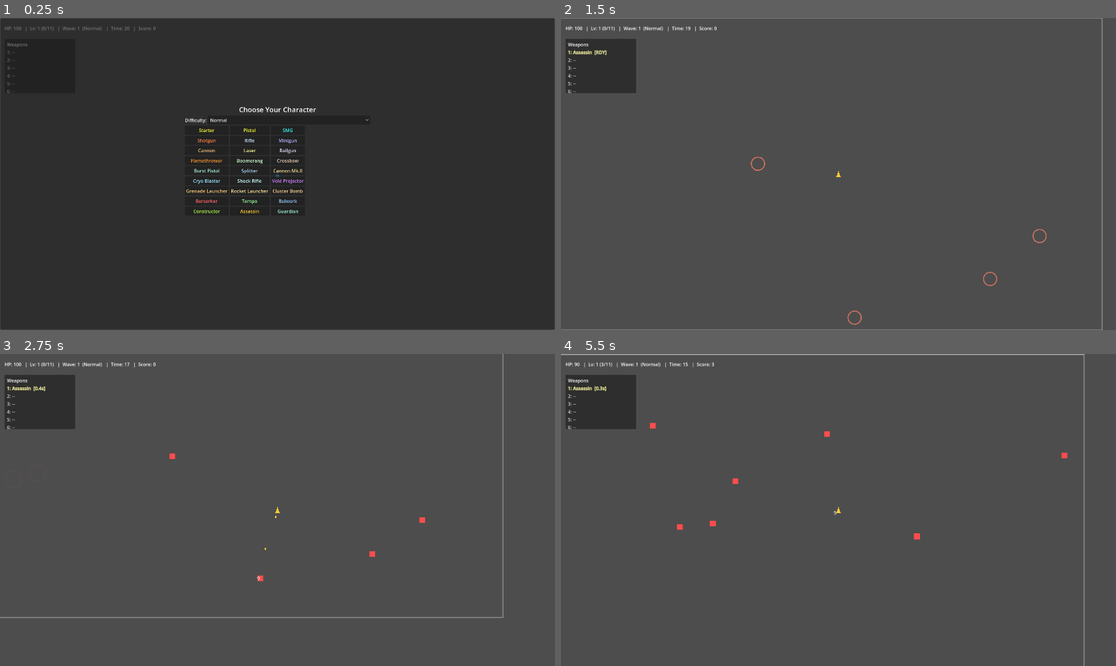
Above: before the commit, frames 1-4 (two rows, left to right).
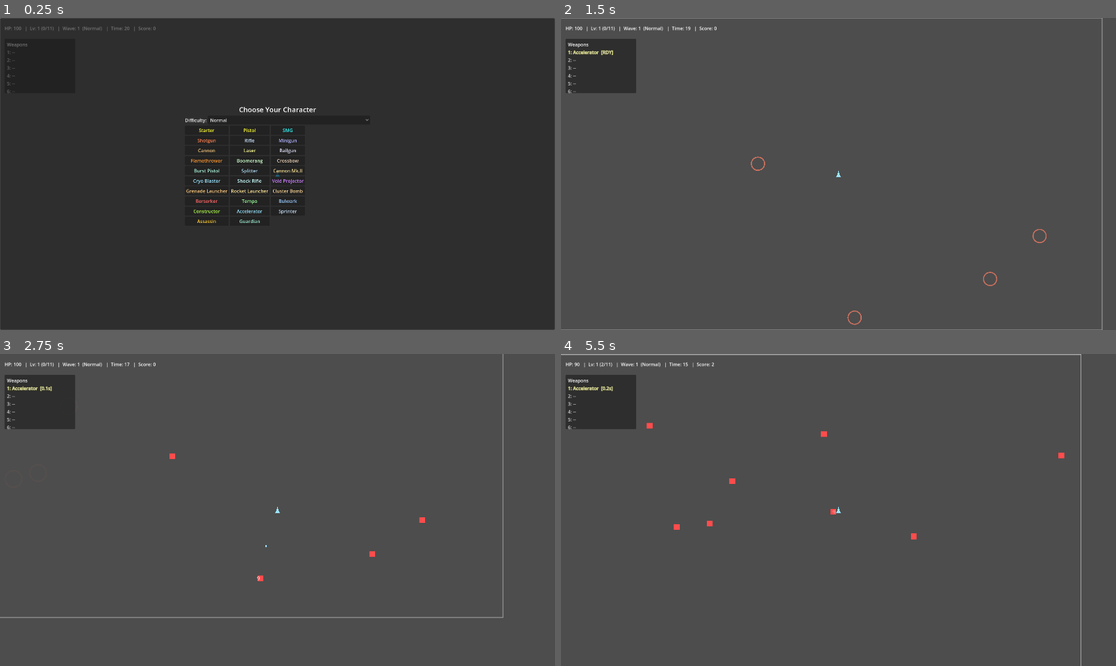
Above: after the commit, the same moments.

Repository: Deitox/Dexcoto
Game: Godot game, scene res://scenes/Main.tscn
Same seed, same stepped clock (60 frames per second), same inputs: the game is played once before the commit and once after it.
Inputs (mouse positions are in pixels of both pictures, inside the frame that each line leads up to):
- Up to frame 1 (0.25 s): no input
- Up to frame 2 (1.5 s): click (810, 211) at 0.5 s, where only the run after the commit has a clickable "Accelerator"; tap Enter at 1.25 s; move the mouse to (960, 158) at 1.27 s; hold Right (ui_right) from 1.28 s (still down); click (960, 158) at 1.42 s
- Up to frame 3 (2.75 s): move the mouse to (166, 525) at 2.02 s; release Right (ui_right) at 2.03 s; hold Down (ui_down) from 2.03 s (still down)
- Up to frame 4 (5.5 s): move the mouse to (894, 441) at 2.77 s; release Down (ui_down) at 2.78 s; hold Right (ui_right) 2.78-3.53 s; move the mouse to (810, 572) at 3.52 s; hold Up (ui_up) 3.53-4.28 s; click (810, 572) at 3.67 s; move the mouse to (1005, 556) at 4.27 s; hold Left (ui_left) from 4.28 s (still down); move the mouse to (672, 463) at 5.02 s

The runs differ from the first frame. In frame 1, 0.1% of the frame differs, in the area x 35-54%, y 61-66%; in frame 2, less than 0.1%; in frame 3, less than 0.1%; in frame 4, 0.6%, in the area x 2-95%, y 0-100%.

Commit message:
Added scaling proj speed and move speed weapons

Diff:
--- a/scripts/player.gd
+++ b/scripts/player.gd
@@ -521,6 +521,14 @@
 			var inc2: float = float(conf.get("per_stack", 0.02))
 			apply_attack_speed_multiplier(1.0 + inc2)
 			_show_stack_cue("+%d%% Attack Speed" % int(round(inc2*100.0)), Color(0.6,1.0,0.6))
+		"projectile_speed":
+			var inc_ps: float = float(conf.get("per_stack", 0.05))
+			projectile_speed_mult *= (1.0 + inc_ps)
+			_show_stack_cue("+%d%% Proj Speed" % int(round(inc_ps*100.0)), Color(0.6,0.9,1.0))
+		"move_speed":
+			var inc_ms: float = float(conf.get("per_stack", 0.02))
+			apply_move_speed_multiplier(1.0 + inc_ms)
+			_show_stack_cue("+%d%% Move Speed" % int(round(inc_ms*100.0)), Color(0.8,0.9,1.0))
 		"max_hp":
 			var add: int = int(conf.get("per_stack", 2))
 			max_health += add
--- a/scripts/shop.gd
+++ b/scripts/shop.gd
@@ -92,6 +92,15 @@
 		 "desc":"Kills spawn turrets after a few kills.",
 		 "fire_interval":0.45, "damage":9, "speed":520, "projectiles":1, "color": Color(0.7,1.0,0.3),
 		 "stack": {"type":"turret_spawn","per_stack":1,"base_kills":4}},
+		# Scaling weapons for projectile speed and move speed
+		{"kind":"weapon","id":"accelerator","name":"Accelerator","cost":18,"rarity":"Rare",
+		 "desc":"Kills grant +5% Projectile Speed per stack.",
+		 "fire_interval":0.40, "damage":9, "speed":560, "projectiles":1, "color": Color(0.6,0.9,1.0),
+		 "stack": {"type":"projectile_speed","per_stack":0.05,"base_kills":6}},
+		{"kind":"weapon","id":"sprinter","name":"Sprinter","cost":16,"rarity":"Uncommon",
+		 "desc":"Kills grant +2% Move Speed per stack.",
+		 "fire_interval":0.36, "damage":8, "speed":520, "projectiles":1, "color": Color(0.8,0.9,1.0),
+		 "stack": {"type":"move_speed","per_stack":0.02,"base_kills":6}},
 		# New: Crit-stacking weapon
 		{"kind":"weapon","id":"assassin","name":"Assassin","cost":18,"rarity":"Rare",
 		 "desc":"Kills grant +2% Crit Chance.",
